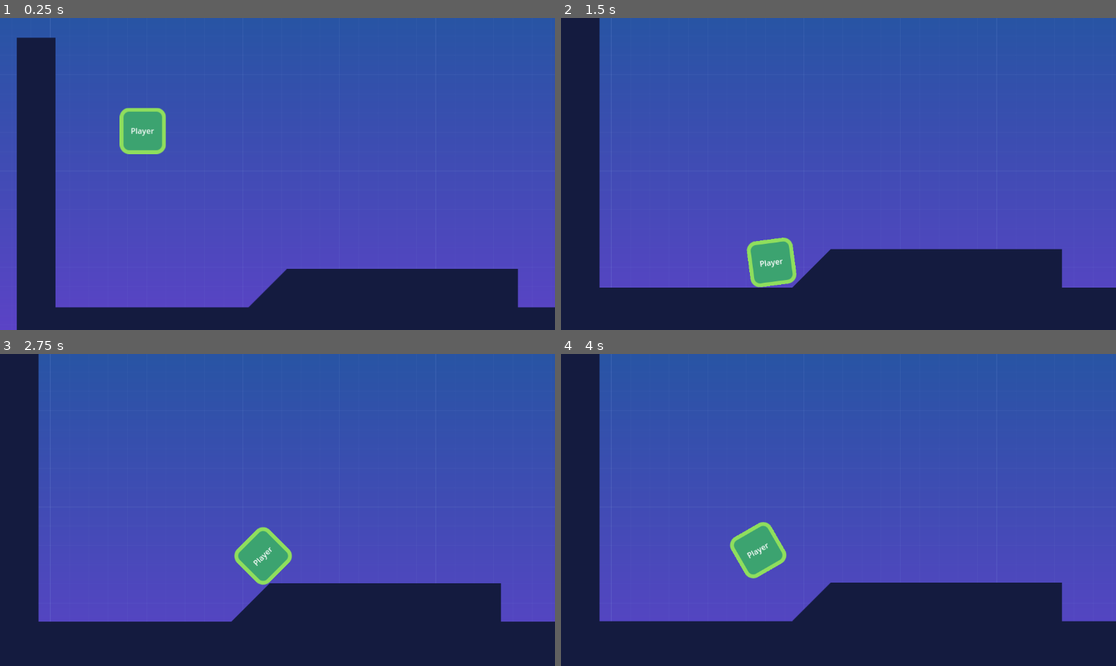
Above: before the commit, frames 1-4 (two rows, left to right).
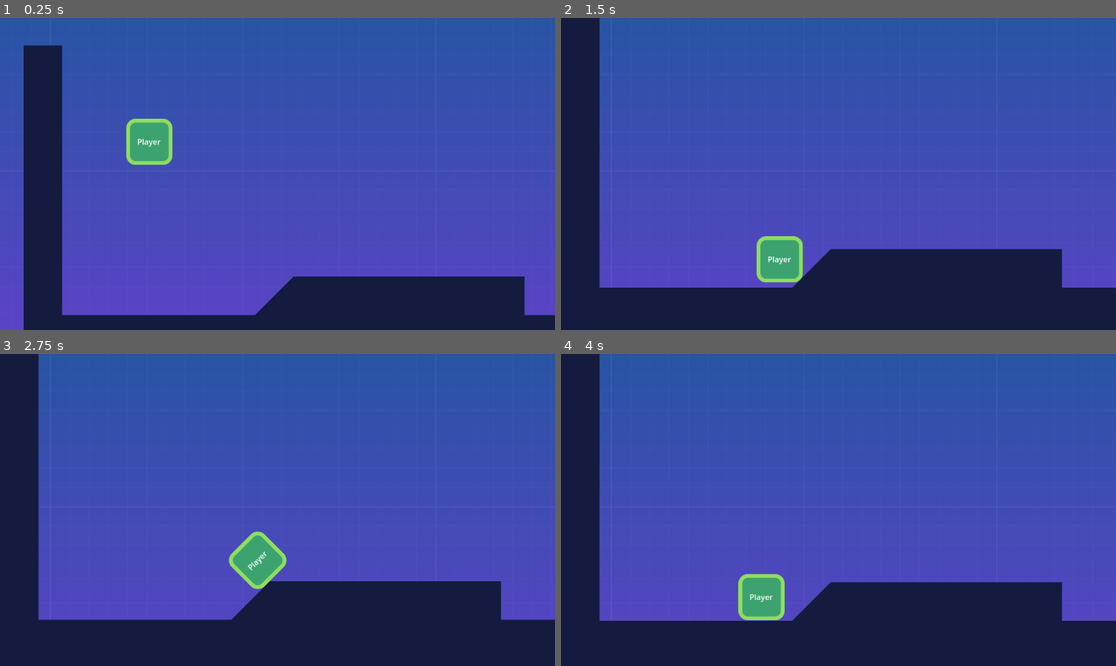
Above: after the commit, the same moments.

Repository: anatolbogun/godot-smoother-node-test-scene
Game: Godot game, scene res://src/Levels/level2d.tscn
The game is run twice, just before and just after one commit, with the same random seed, the same clock (stepped at 60 frames per second) and the same inputs.
Inputs:
- Up to frame 1 (0.25 s): no input
- Up to frame 2 (1.5 s): tap Enter (ui_accept) at 0.5 s; hold D (move_right) 0.53-1.28 s; hold Caps Lock (toggle_max_fps, bound only after the commit) 0.53-1.28 s; tap A (jump) at 0.77 s; hold Down (ui_down) from 1.28 s (still down); tap Caps Lock (toggle_max_fps, bound only after the commit) at 1.35 s
- Up to frame 3 (2.75 s): tap A (jump) at 1.52 s; release Down (ui_down) at 2.03 s; hold D (move_right) from 2.03 s (still down); hold Caps Lock (toggle_max_fps, bound only after the commit) from 2.03 s (still down)
- Up to frame 4 (4 s): release D (move_right) at 2.78 s; release Caps Lock (toggle_max_fps, bound only after the commit) at 2.78 s; hold Up (ui_up) 2.78-3.53 s; tap Caps Lock (toggle_max_fps, bound only after the commit) at 2.85 s; tap A (jump) at 3.02, 3.77 s; hold Left (ui_left) from 3.53 s (still down); hold Caps Lock (toggle_max_fps, bound only after the commit) from 3.53 s (still down)

The runs differ from the first frame. In frame 1, 6.1% of the frame differs, in the area x 3-100%, y 6-100%; in frame 2, 0.9%; in frame 3, 1.3%; in frame 4, 2.6%.

Commit message:
test scenario for low engine fps

Diff:
--- a/project.godot
+++ b/project.godot
@@ -12,7 +12,7 @@
 
 config/name="godot-smoother-test"
 run/main_scene="res://src/Levels/level2d.tscn"
-config/features=PackedStringArray("4.2", "Forward Plus")
+config/features=PackedStringArray("4.3")
 config/icon="res://icon.svg"
 
 [display]
@@ -45,6 +45,11 @@
 , Object(InputEventJoypadButton,"resource_local_to_scene":false,"resource_name":"","device":-1,"button_index":0,"pressure":0.0,"pressed":false,"script":null)
 ]
 }
+toggle_max_fps={
+"deadzone": 0.5,
+"events": [Object(InputEventKey,"resource_local_to_scene":false,"resource_name":"","device":0,"window_id":0,"alt_pressed":false,"shift_pressed":false,"ctrl_pressed":false,"meta_pressed":false,"pressed":false,"keycode":0,"physical_keycode":4194329,"key_label":0,"unicode":0,"echo":false,"script":null)
+]
+}
 
 [layer_names]
 
@@ -52,7 +57,3 @@
 2d_physics/layer_2="enemies"
 2d_physics/layer_3="items"
 2d_physics/layer_4="world"
-
-[physics]
-
-common/physics_ticks_per_second=13
--- a/src/Classes/smoother.gd
+++ b/src/Classes/smoother.gd
@@ -157,6 +157,15 @@
 ## _physics_process frames for interpolation in the upcoming _process frames and apply the origin
 ## values.
 func _physics_process(_delta: float) -> void:
+	if (Engine.max_fps < Engine.physics_ticks_per_second
+		|| (
+			Engine.max_fps == 0
+			&& DisplayServer.screen_get_refresh_rate() < Engine.physics_ticks_per_second
+		)
+	):
+		reset()
+		return
+
 	var parent: = get_parent()
 	if parent == null: return
 
--- a/src/Levels/level2d.gd
+++ b/src/Levels/level2d.gd
@@ -8,6 +8,12 @@
 
 	if cameraNode:
 		cameraNode.limit_right = $TileMap.get_used_rect().end.x * $TileMap.tile_set.tile_size.x
+
+
+func _input(event: InputEvent) -> void:
+	if event.is_action_pressed("toggle_max_fps"):
+		Engine.max_fps = 10 if Engine.max_fps == 0 else 0
+		print('Engine.max_fps: ', Engine.max_fps)
 
 
 func _on_node_teleport_started(node: Node) -> void:
